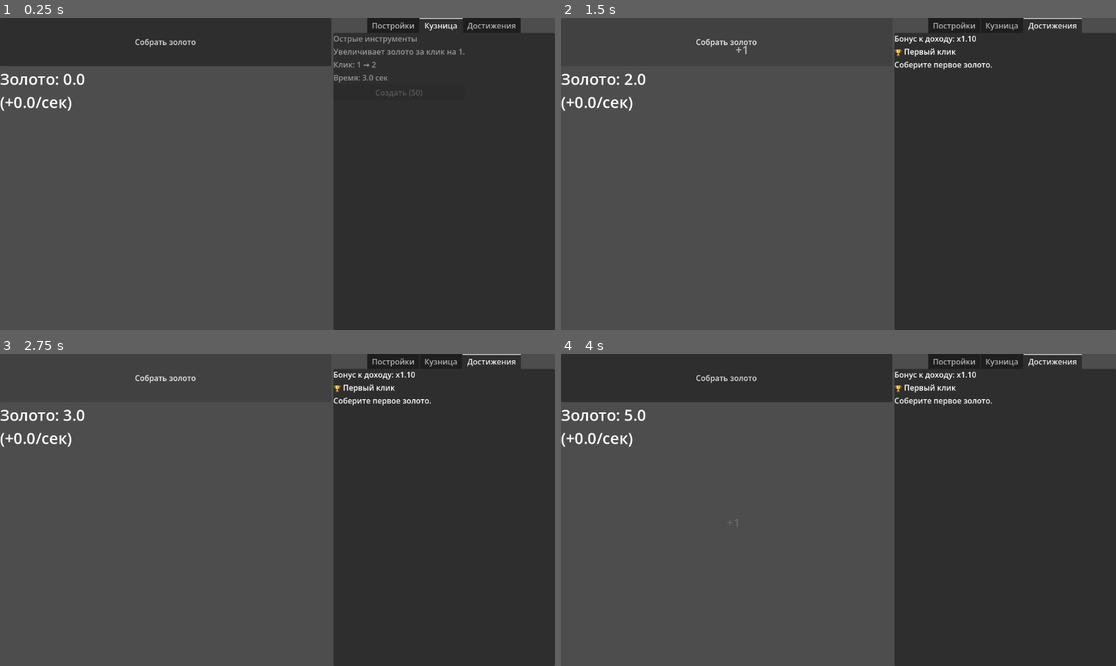
Above: before the commit, frames 1-4 (two rows, left to right).
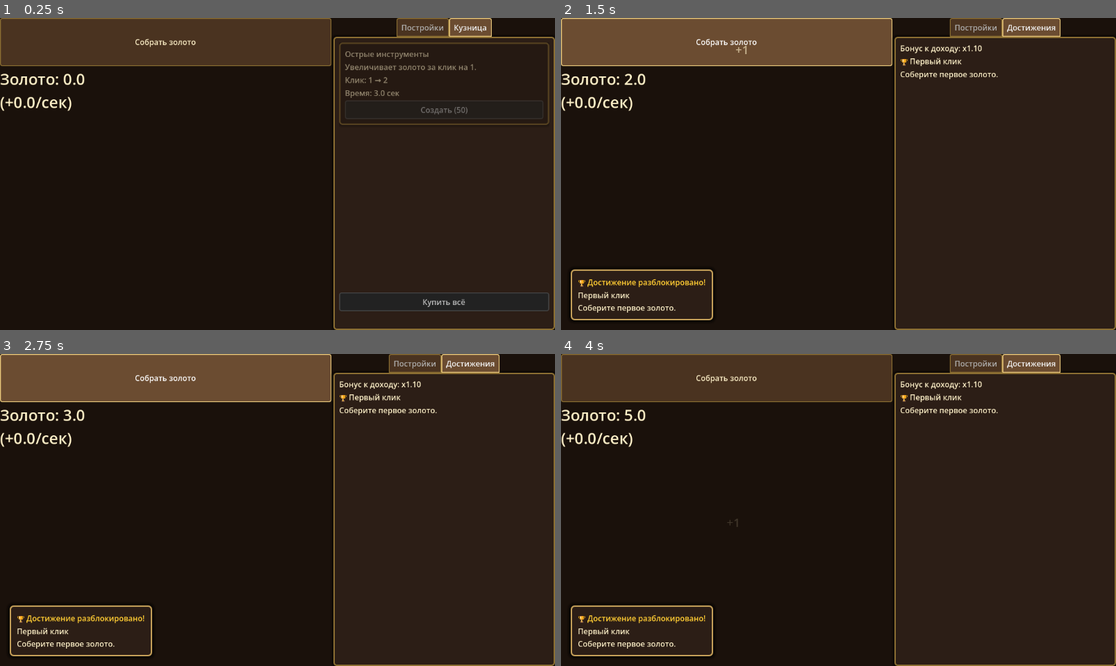
Above: after the commit, the same moments.

Repository: VPodolski/KinkdomClicker
Game: Godot game, scene res://main.tscn
Same seed, same stepped clock (60 frames per second), same inputs: the game is played once before the commit and once after it.
Inputs (mouse positions are in pixels of both pictures, inside the frame that each line leads up to):
- Up to frame 1 (0.25 s): no input
- Up to frame 2 (1.5 s): click "Собрать золото" at 0.5 s; click "Собрать золото" at 1.25 s
- Up to frame 3 (2.75 s): click "Собрать золото" at 2 s
- Up to frame 4 (4 s): tap Enter at 2.75 s; move the mouse to (960, 494) at 2.77 s; tap Space at 3.5 s; move the mouse to (727, 525) at 3.52 s

The runs differ from the first frame. In frame 1, 71% of the frame differs, in the area x 0-100%, y 0-100%; in frame 2, 64%; in frame 3, 64%; in frame 4, 64%.

Commit message:
redesign has been implemented

Diff:
--- a/BuildingData.gd
+++ b/BuildingData.gd
@@ -23,8 +23,30 @@
 
 
 func buy() -> void:
-	count += 1
+	buy_multiple(1)
+
+func buy_multiple(amount: int) -> void:
+	count += amount
 	cost = int(base_cost * pow(1.2, count))
+
+func get_cost_for(amount: int) -> float:
+	var total = 0.0
+	for i in range(amount):
+		total += int(base_cost * pow(1.2, count + i))
+	return total
+
+func get_max_affordable(current_gold: float) -> int:
+	var affordable = 0
+	var total_cost = 0.0
+	while true:
+		var next_cost = int(base_cost * pow(1.2, count + affordable))
+		if total_cost + next_cost > current_gold:
+			break
+		total_cost += next_cost
+		affordable += 1
+		if affordable > 10000: # Safe guard
+			break
+	return affordable
 
 
 # Доход одного здания с учётом всех бонусов
--- a/Scripts/BuildingManager.gd
+++ b/Scripts/BuildingManager.gd
@@ -24,11 +24,12 @@
 		total += b.get_income()
 	return total * global_multiplier
 
-func buy_building(index, economy):
+func buy_building(index, economy, amount = 1):
 	var b = buildings[index]
+	var total_cost = b.get_cost_for(amount)
 
-	if economy.spend_gold(b.cost):
-		b.buy()
+	if economy.spend_gold(total_cost):
+		b.buy_multiple(amount)
 		return true
 
 	return false
--- a/Scripts/Game.gd
+++ b/Scripts/Game.gd
@@ -33,8 +33,8 @@
 	economy.add_gold(value)
 	emit_signal("gold_changed", economy.gold)
 
-func buy_building(index):
-	if buildings.buy_building(index, economy):
+func buy_building(index, amount = 1):
+	if buildings.buy_building(index, economy, amount):
 		buildings.update_synergies(upgrades.active_upgrades)
 
 		achievements.check(self)
@@ -127,3 +127,33 @@
 	upgrades_changed.emit()
 
 	return true
+
+func get_affordable_upgrades() -> Array:
+	var available = []
+	for u in upgrades.upgrades:
+		if not u.is_crafting and not upgrades.active_upgrades.has(u):
+			available.append(u)
+
+	available.sort_custom(func(a, b): return a.cost < b.cost)
+
+	var affordable = []
+	var temp_gold = economy.gold
+	for u in available:
+		if temp_gold >= u.cost:
+			affordable.append(u)
+			temp_gold -= u.cost
+
+	return affordable
+
+func buy_all_affordable_upgrades() -> void:
+	var list = get_affordable_upgrades()
+	if list.is_empty():
+		return
+
+	for u in list:
+		if economy.spend_gold(u.cost):
+			u.is_crafting = true
+
+	achievements.check(self)
+	gold_changed.emit(economy.gold)
+	upgrades_changed.emit()
--- a/UI/BuildingItem.gd
+++ b/UI/BuildingItem.gd
@@ -1,16 +1,22 @@
-extends HBoxContainer
+extends PanelContainer
 
 var building
 var index
 
-@onready var name_label = $NameLabel
-@onready var info_label = $InfoLabel
-@onready var buy_button = $BuyButton
+@onready var name_label = $HBoxContainer/TextVBox/NameLabel
+@onready var info_label = $HBoxContainer/TextVBox/InfoLabel
+@onready var buy1_button = $HBoxContainer/ActionHBox/Buy1Button
+@onready var buy10_button = $HBoxContainer/ActionHBox/Buy10Button
+@onready var buymax_button = $HBoxContainer/ActionHBox/BuyMaxButton
 
-signal buy_pressed(index)
+var current_gold_cache: float = 0.0
+
+signal buy_pressed(index, amount)
 
 func _ready():
-	buy_button.pressed.connect(_on_buy_pressed)
+	buy1_button.pressed.connect(_on_buy_pressed.bind(1))
+	buy10_button.pressed.connect(_on_buy_pressed.bind(10))
+	buymax_button.pressed.connect(func(): _on_buy_pressed(building.get_max_affordable(current_gold_cache)))
 
 func setup(_building, _index):
 	building = _building
@@ -18,17 +24,43 @@
 
 	update_ui(0)
 
-func _on_buy_pressed():
-	emit_signal("buy_pressed", index)
+func _on_buy_pressed(amount: int):
+	emit_signal("buy_pressed", index, amount)
 
-func update_ui(current_gold: int):
+func update_ui(current_gold: float):
+	current_gold_cache = current_gold
 	if building == null:
 		return
 
 	name_label.text = building.name
 
-	info_label.text = "Кол-во: " + str(building.count) + \
-	" | Цена: " + str(building.cost) + \
-	" | +" + str(building.income * building.income_multiplier) + "/сек"
+	var max_affordable = building.get_max_affordable(current_gold)
+	if max_affordable == 0:
+		max_affordable = 1 # Show cost for 1 if can't afford any
 
-	buy_button.disabled = current_gold < building.cost
+	info_label.text = "Кол-во: %d\nДоход: +%s/сек\nЦена: %s" % [
+		building.count,
+		_format_number(building.income * building.income_multiplier),
+		_format_number(building.cost)
+	]
+
+	buy1_button.disabled = current_gold < building.cost
+	buy10_button.disabled = current_gold < building.get_cost_for(10)
+
+	var actual_max = building.get_max_affordable(current_gold)
+	if actual_max > 0:
+		buymax_button.text = "Макс (%d)" % actual_max
+		buymax_button.disabled = false
+	else:
+		buymax_button.text = "Макс"
+		buymax_button.disabled = true
+
+func _format_number(value: float) -> String:
+	if value >= 1000000.0:
+		return "%.2fM" % (value / 1000000.0)
+	elif value >= 1000.0:
+		return "%.1fK" % (value / 1000.0)
+	elif value == floor(value):
+		return str(int(value))
+	else:
+		return "%.2f" % value
--- a/UI/BuildingItem.tscn
+++ b/UI/BuildingItem.tscn
@@ -2,7 +2,7 @@
 
 [ext_resource type="Script" uid="uid://b1jx68vnw8apb" path="res://UI/BuildingItem.gd" id="1_6nidc"]
 
-[node name="BuildingItem" type="HBoxContainer" unique_id=119485372]
+[node name="BuildingItem" type="PanelContainer"]
 anchors_preset = 1
 anchor_left = 1.0
 anchor_right = 1.0
@@ -11,12 +11,51 @@
 grow_horizontal = 0
 script = ExtResource("1_6nidc")
 
-[node name="NameLabel" type="Label" parent="." unique_id=1291934162]
+[node name="HBoxContainer" type="HBoxContainer" parent="."]
 layout_mode = 2
+theme_override_constants/separation = 15
 
-[node name="InfoLabel" type="Label" parent="." unique_id=312039930]
+[node name="IconPlaceholder" type="ColorRect" parent="HBoxContainer"]
+custom_minimum_size = Vector2(64, 64)
 layout_mode = 2
+size_flags_vertical = 4
+color = Color(0.12549, 0.0823529, 0.0588235, 1)
 
-[node name="BuyButton" type="Button" parent="." unique_id=1034583106]
+[node name="TextVBox" type="VBoxContainer" parent="HBoxContainer"]
 layout_mode = 2
-text = "Купить"
+size_flags_horizontal = 3
+theme_override_constants/separation = 5
+alignment = 1
+
+[node name="NameLabel" type="Label" parent="HBoxContainer/TextVBox"]
+layout_mode = 2
+theme_override_colors/font_color = Color(0.909804, 0.780392, 0.482353, 1)
+theme_override_font_sizes/font_size = 18
+text = "Название здания"
+
+[node name="InfoLabel" type="Label" parent="HBoxContainer/TextVBox"]
+layout_mode = 2
+size_flags_vertical = 3
+theme_override_colors/font_color = Color(0.8, 0.8, 0.8, 1)
+theme_override_font_sizes/font_size = 14
+text = "Описание здания..."
+autowrap_mode = 3
+
+[node name="ActionHBox" type="HBoxContainer" parent="HBoxContainer"]
+layout_mode = 2
+alignment = 1
+
+[node name="Buy1Button" type="Button" parent="HBoxContainer/ActionHBox"]
+custom_minimum_size = Vector2(50, 0)
+layout_mode = 2
+text = "x1"
+
+[node name="Buy10Button" type="Button" parent="HBoxContainer/ActionHBox"]
+custom_minimum_size = Vector2(50, 0)
+layout_mode = 2
+text = "x10"
+
+[node name="BuyMaxButton" type="Button" parent="HBoxContainer/ActionHBox"]
+custom_minimum_size = Vector2(80, 0)
+layout_mode = 2
+text = "Макс"
--- a/UI/MainUI.gd
+++ b/UI/MainUI.gd
@@ -9,6 +9,7 @@
 @onready var right_panel = $HBoxContainer/RightPanel
 @onready var buildings_container = $HBoxContainer/RightPanel/BuildingTab/Buildings/BuildingsContainer
 @onready var upgrades_container = $HBoxContainer/RightPanel/ForgeTab/Upgrades/UpgradesContainer
+@onready var buy_all_upgrades_button = $HBoxContainer/RightPanel/ForgeTab/BuyAllUpgradesButton
 
 @onready var achievements_tab = $HBoxContainer/RightPanel/AchievementsTab
 @onready var multiplier_label = $HBoxContainer/RightPanel/AchievementsTab/MultiplierLabel
@@ -24,10 +25,13 @@
 var floating_text_scene = preload("res://ui/FloatingText.tscn")
 
 var ui_update_timer = 0.0
+var notifications_container: VBoxContainer
 
 func _ready():
+	apply_medieval_theme()
 	await get_tree().process_frame
-	achievements_tab.visible = false
+	var tab_idx = achievements_tab.get_index()
+	right_panel.set_tab_hidden(tab_idx, true)
 
 	# подписки на события
 	game.gold_changed.connect(update_gold)
@@ -35,6 +39,7 @@
 	game.upgrades_changed.connect(update_upgrades_ui)
 	game.achievement_unlocked.connect(_on_achievement_unlocked)
 	ascend_button.pressed.connect(_on_ascend_pressed)
+	buy_all_upgrades_button.pressed.connect(_on_buy_all_upgrades_pressed)
 
 	# первичная инициализация
 	update_gold(game.economy.gold)
@@ -43,6 +48,17 @@
 	update_achievements_ui()
 	update_prestige_ui()
 
+	notifications_container = VBoxContainer.new()
+	notifications_container.set_anchors_preset(Control.PRESET_BOTTOM_LEFT)
+	notifications_container.set_anchor(SIDE_LEFT, 0.0)
+	notifications_container.set_anchor(SIDE_BOTTOM, 1.0)
+	notifications_container.set_offset(SIDE_LEFT, 20)
+	notifications_container.set_offset(SIDE_BOTTOM, -20)
+	notifications_container.grow_horizontal = Control.GROW_DIRECTION_END
+	notifications_container.grow_vertical = Control.GROW_DIRECTION_BEGIN
+	notifications_container.mouse_filter = Control.MOUSE_FILTER_IGNORE
+	add_child(notifications_container)
+
 	right_panel.set_tab_title(0, "Постройки")
 	right_panel.set_tab_title(1, "Кузница")
 	right_panel.set_tab_title(2, "Достижения")
@@ -72,17 +88,20 @@
 	animate_button_press(gold_button)
 
 
-func _on_building_pressed(index):
-	game.buy_building(index)
+func _on_building_pressed(index, amount = 1):
+	game.buy_building(index, amount)
 
 
 func _on_upgrade_pressed(upgrade: UpgradeData) -> void:
 	game.start_upgrade(upgrade)
 
-
-func _on_achievement_unlocked(_achievement) -> void:
-	achievements_tab.visible = true
+func _on_buy_all_upgrades_pressed() -> void:
+	game.buy_all_affordable_upgrades()
+
+
+func _on_achievement_unlocked(achievement) -> void:
 	update_achievements_ui()
+	show_achievement_notification(achievement)
 
 # =========================
 # 💰 UI ОБНОВЛЕНИЕ
@@ -165,18 +184,26 @@
 			remaining_text
 		)
 
+	var affordable_upgrades = game.get_affordable_upgrades()
+	if affordable_upgrades.size() > 0:
+		buy_all_upgrades_button.text = "Купить всё (%d)" % affordable_upgrades.size()
+		buy_all_upgrades_button.disabled = false
+	else:
+		buy_all_upgrades_button.text = "Купить всё"
+		buy_all_upgrades_button.disabled = true
+
 	update_visibility()
 
 func update_achievements_ui() -> void:
 	var unlocked = game.achievements.get_unlocked_achievements()
 	print("Unlocked achievements: ", unlocked.size())
-	# Скрываем вкладку, если достижений нет
+	var tab_index = achievements_tab.get_index()
 	if unlocked.is_empty():
-		achievements_tab.visible = false
+		right_panel.set_tab_hidden(tab_index, true)
 		return
 
 	# Показываем вкладку
-	achievements_tab.visible = true
+	right_panel.set_tab_hidden(tab_index, false)
 
 	# Обновляем текст множителя
 	var multiplier = game.achievements.get_income_multiplier()
@@ -205,6 +232,51 @@
 
 		achievements_container.add_child(item)
 
+func show_achievement_notification(achievement) -> void:
+	var panel = PanelContainer.new()
+	var style = StyleBoxFlat.new()
+	style.bg_color = Color("#2C1E16")
+	style.corner_radius_top_left = 8
+	style.corner_radius_top_right = 8
+	style.corner_radius_bottom_left = 8
+	style.corner_radius_bottom_right = 8
+	style.border_width_bottom = 3
+	style.border_width_top = 3
+	style.border_width_left = 3
+	style.border_width_right = 3
+	style.border_color = Color("#C5A059")
+	style.shadow_color = Color(0,0,0, 0.7)
+	style.shadow_size = 8
+	style.content_margin_left = 15
+	style.content_margin_right = 15
+	style.content_margin_top = 15
+	style.content_margin_bottom = 15
+	panel.add_theme_stylebox_override("panel", style)
+	panel.mouse_filter = Control.MOUSE_FILTER_IGNORE
+
+	var vbox = VBoxContainer.new()
+	vbox.mouse_filter = Control.MOUSE_FILTER_IGNORE
+	panel.add_child(vbox)
+
+	var title = Label.new()
+	title.text = "🏆 Достижение разблокировано!"
+	title.add_theme_color_override("font_color", Color(1.0, 0.8, 0.2))
+	vbox.add_child(title)
+
+	var desc = Label.new()
+	desc.text = achievement.title + "\n" + achievement.description
+	desc.autowrap_mode = TextServer.AUTOWRAP_WORD_SMART
+	vbox.add_child(desc)
+
+	notifications_container.add_child(panel)
+
+	panel.modulate.a = 0.0
+	var tween = create_tween()
+	tween.tween_property(panel, "modulate:a", 1.0, 0.5)
+	tween.tween_interval(4.0)
+	tween.tween_property(panel, "modulate:a", 0.0, 0.5)
+	tween.tween_callback(panel.queue_free)
+
 func update_achievements_tab_visibility() -> void:
 	var tab_index = achievements_tab.get_index()
 	var has_achievements = game.get_unlocked_achievement_count() > 0
@@ -215,6 +287,7 @@
 # =========================
 
 func update_visibility() -> void:
+	var visible_upgrades = 0
 	for child in upgrades_container.get_children():
 		var upgrade = child.upgrade
 
@@ -228,6 +301,7 @@
 		if upgrade.is_crafting:
 			child.visible = true
 			child.modulate.a = 1.0
+			visible_upgrades += 1
 			continue
 
 		var current_gold = game.economy.gold
@@ -245,12 +319,22 @@
 
 		# Показываем апгрейд.
 		child.visible = true
+		visible_upgrades += 1
 
 		# Если пока нельзя купить — делаем полупрозрачным.
 		if upgrade.cost > current_gold:
 			child.modulate.a = 0.5
 		else:
 			child.modulate.a = 1.0
+
+	var forge_tab = $HBoxContainer/RightPanel/ForgeTab
+	if forge_tab:
+		right_panel.set_tab_hidden(forge_tab.get_index(), visible_upgrades == 0)
+
+	var building_tab = $HBoxContainer/RightPanel/BuildingTab
+	if building_tab:
+		var visible_buildings = buildings_container.get_child_count()
+		right_panel.set_tab_hidden(building_tab.get_index(), visible_buildings == 0)
 
 # =========================
 # 🔽 SORT
@@ -347,3 +431,143 @@
 		update_achievements_ui()
 		update_prestige_ui()
 		right_panel.current_tab = 0
+
+func apply_medieval_theme() -> void:
+	var th = Theme.new()
+
+	# Medieval Colors
+	var color_wood_dark = Color("#2C1E16")
+	var color_wood_medium = Color("#4A3320")
+	var color_wood_light = Color("#6B4C31")
+	var color_gold = Color("#C5A059")
+	var color_gold_hover = Color("#E8C77B")
+	var color_gold_dark = Color("#8B6E32")
+	var color_parchment = Color("#E8DCC4")
+	var color_text_light = Color("#FCEFC7")
+
+	# PanelContainer / Panel
+	var panel_style = StyleBoxFlat.new()
+	panel_style.bg_color = color_wood_dark
+	panel_style.border_width_left = 3
+	panel_style.border_width_top = 3
+	panel_style.border_width_right = 3
+	panel_style.border_width_bottom = 3
+	panel_style.border_color = color_gold_dark
+	panel_style.corner_radius_top_left = 6
+	panel_style.corner_radius_top_right = 6
+	panel_style.corner_radius_bottom_left = 6
+	panel_style.corner_radius_bottom_right = 6
+	panel_style.shadow_color = Color(0,0,0, 0.6)
+	panel_style.shadow_size = 6
+	panel_style.content_margin_left = 12
+	panel_style.content_margin_right = 12
+	panel_style.content_margin_top = 12
+	panel_style.content_margin_bottom = 12
+	th.set_stylebox("panel", "PanelContainer", panel_style)
+	th.set_stylebox("panel", "Panel", panel_style)
+
+	# Button Normal
+	var btn_normal = StyleBoxFlat.new()
+	btn_normal.bg_color = color_wood_medium
+	btn_normal.border_width_left = 2
+	btn_normal.border_width_top = 2
+	btn_normal.border_width_right = 2
+	btn_normal.border_width_bottom = 2
+	btn_normal.border_color = color_gold_dark
+	btn_normal.corner_radius_top_left = 4
+	btn_normal.corner_radius_top_right = 4
+	btn_normal.corner_radius_bottom_left = 4
+	btn_normal.corner_radius_bottom_right = 4
+	btn_normal.content_margin_left = 10
+	btn_normal.content_margin_right = 10
+	btn_normal.content_margin_top = 8
+	btn_normal.content_margin_bottom = 8
+	th.set_stylebox("normal", "Button", btn_normal)
+
+	# Button Hover
+	var btn_hover = btn_normal.duplicate()
+	btn_hover.bg_color = color_wood_light
+	btn_hover.border_color = color_gold_hover
+	th.set_stylebox("hover", "Button", btn_hover)
+
+	# Button Pressed
+	var btn_pressed = btn_normal.duplicate()
+	btn_pressed.bg_color = color_wood_dark
+	btn_pressed.border_color = color_gold
+	th.set_stylebox("pressed", "Button", btn_pressed)
+
+	# Button Disabled
+	var btn_disabled = btn_normal.duplicate()
+	btn_disabled.bg_color = Color("#222222")
+	btn_disabled.border_color = Color("#444444")
+	th.set_stylebox("disabled", "Button", btn_disabled)
+
+	th.set_color("font_color", "Button", color_text_light)
+	th.set_color("font_hover_color", "Button", Color.WHITE)
+	th.set_color("font_pressed_color", "Button", color_text_light)
+	th.set_color("font_disabled_color", "Button", Color.GRAY)
+
+	# TabContainer
+	var tab_panel = panel_style.duplicate()
+	th.set_stylebox("panel", "TabContainer", tab_panel)
+
+	var tab_selected = btn_hover.duplicate()
+	tab_selected.corner_radius_bottom_left = 0
+	tab_selected.corner_radius_bottom_right = 0
+	th.set_stylebox("tab_selected", "TabContainer", tab_selected)
+
+	var tab_unselected = btn_normal.duplicate()
+	tab_unselected.corner_radius_bottom_left = 0
+	tab_unselected.corner_radius_bottom_right = 0
+	tab_unselected.content_margin_top = 6
+	tab_unselected.content_margin_bottom = 6
+	th.set_stylebox("tab_unselected", "TabContainer", tab_unselected)
+
+	# ScrollBar
+	var scroll = StyleBoxFlat.new()
+	scroll.bg_color = color_wood_dark
+	scroll.corner_radius_top_left = 4
+	scroll.corner_radius_top_right = 4
+	scroll.corner_radius_bottom_left = 4
+	scroll.corner_radius_bottom_right = 4
+	th.set_stylebox("scroll", "VScrollBar", scroll)
+	th.set_stylebox("scroll", "HScrollBar", scroll)
+
+	var grabber = StyleBoxFlat.new()
+	grabber.bg_color = color_gold_dark
+	grabber.corner_radius_top_left = 4
+	grabber.corner_radius_top_right = 4
+	grabber.corner_radius_bottom_left = 4
+	grabber.corner_radius_bottom_right = 4
+	th.set_stylebox("grabber", "VScrollBar", grabber)
+	th.set_stylebox("grabber_highlight", "VScrollBar", grabber)
+	th.set_stylebox("grabber_pressed", "VScrollBar", grabber)
+
+	# Progress Bar
+	var prog_bg = StyleBoxFlat.new()
+	prog_bg.bg_color = color_wood_dark
+	prog_bg.border_width_left = 2
+	prog_bg.border_width_top = 2
+	prog_bg.border_width_right = 2
+	prog_bg.border_width_bottom = 2
+	prog_bg.border_color = color_gold_dark
+	th.set_stylebox("background", "ProgressBar", prog_bg)
+
+	var prog_fg = StyleBoxFlat.new()
+	prog_fg.bg_color = color_gold
+	th.set_stylebox("fill", "ProgressBar", prog_fg)
+
+	# Labels
+	th.set_color("font_color", "Label", color_text_light)
+
+	self.theme = th
+
+	# Global Background (LeftPanel)
+	var bg = Panel.new()
+	bg.set_anchors_and_offsets_preset(Control.PRESET_FULL_RECT)
+	bg.mouse_filter = Control.MOUSE_FILTER_IGNORE
+	var bg_style = StyleBoxFlat.new()
+	bg_style.bg_color = Color("#1A110B") # very dark wood / stone
+	bg.add_theme_stylebox_override("panel", bg_style)
+	add_child(bg)
+	move_child(bg, 0)
--- a/UI/UpgradeItem.gd
+++ b/UI/UpgradeItem.gd
@@ -1,16 +1,16 @@
-extends VBoxContainer
+extends PanelContainer
 class_name UpgradeItem
 
 signal craft_pressed(upgrade)
 
 var upgrade: UpgradeData
 
-@onready var name_label: Label = $VBoxContainer/NameLabel
-@onready var description_label: Label = $VBoxContainer/InfoLabel
-@onready var preview_label: Label = $VBoxContainer/PreviewLabel
-@onready var time_label: Label = $VBoxContainer/TimeLabel
-@onready var progress_bar: ProgressBar = $VBoxContainer/ProgressBar
-@onready var craft_button: Button = $CraftButton
+@onready var name_label: Label = $MainVBox/VBoxContainer/NameLabel
+@onready var description_label: Label = $MainVBox/VBoxContainer/InfoLabel
+@onready var preview_label: Label = $MainVBox/VBoxContainer/PreviewLabel
+@onready var time_label: Label = $MainVBox/VBoxContainer/TimeLabel
+@onready var progress_bar: ProgressBar = $MainVBox/VBoxContainer/ProgressBar
+@onready var craft_button: Button = $MainVBox/CraftButton
 
 
 func _ready() -> void:
--- a/UI/UpgradeItem.tscn
+++ b/UI/UpgradeItem.tscn
@@ -2,28 +2,31 @@
 
 [ext_resource type="Script" uid="uid://4w1t8t2nlulq" path="res://UI/UpgradeItem.gd" id="1_o32h2"]
 
-[node name="UpgradeItem" type="VBoxContainer" unique_id=27434265]
+[node name="UpgradeItem" type="PanelContainer" unique_id=27434265]
 script = ExtResource("1_o32h2")
 
-[node name="VBoxContainer" type="VBoxContainer" parent="." unique_id=1146131859]
+[node name="MainVBox" type="VBoxContainer" parent="." unique_id=9999999]
 layout_mode = 2
 
-[node name="NameLabel" type="Label" parent="VBoxContainer" unique_id=81604852]
+[node name="VBoxContainer" type="VBoxContainer" parent="MainVBox" unique_id=1146131859]
 layout_mode = 2
 
-[node name="InfoLabel" type="Label" parent="VBoxContainer" unique_id=844861484]
+[node name="NameLabel" type="Label" parent="MainVBox/VBoxContainer" unique_id=81604852]
 layout_mode = 2
 
-[node name="PreviewLabel" type="Label" parent="VBoxContainer" unique_id=1661154566]
+[node name="InfoLabel" type="Label" parent="MainVBox/VBoxContainer" unique_id=844861484]
 layout_mode = 2
 
-[node name="TimeLabel" type="Label" parent="VBoxContainer" unique_id=1025507662]
+[node name="PreviewLabel" type="Label" parent="MainVBox/VBoxContainer" unique_id=1661154566]
 layout_mode = 2
 
-[node name="ProgressBar" type="ProgressBar" parent="VBoxContainer" unique_id=103895422]
+[node name="TimeLabel" type="Label" parent="MainVBox/VBoxContainer" unique_id=1025507662]
+layout_mode = 2
+
+[node name="ProgressBar" type="ProgressBar" parent="MainVBox/VBoxContainer" unique_id=103895422]
 layout_mode = 2
 max_value = 1.0
 
-[node name="CraftButton" type="Button" parent="." unique_id=1858319139]
+[node name="CraftButton" type="Button" parent="MainVBox" unique_id=1858319139]
 layout_mode = 2
 text = "Создать"
--- a/main.tscn
+++ b/main.tscn
@@ -77,9 +77,11 @@
 [node name="Buildings" type="ScrollContainer" parent="HBoxContainer/RightPanel/BuildingTab" unique_id=1640981212]
 layout_mode = 2
 size_flags_vertical = 3
+horizontal_scroll_mode = 0
 
 [node name="BuildingsContainer" type="VBoxContainer" parent="HBoxContainer/RightPanel/BuildingTab/Buildings" unique_id=1449457944]
 layout_mode = 2
+size_flags_horizontal = 3
 
 [node name="ForgeTab" type="VBoxContainer" parent="HBoxContainer/RightPanel" unique_id=199863777]
 visible = false
@@ -89,15 +91,21 @@
 [node name="Upgrades" type="ScrollContainer" parent="HBoxContainer/RightPanel/ForgeTab" unique_id=1764712141]
 layout_mode = 2
 size_flags_vertical = 3
+horizontal_scroll_mode = 0
 theme_override_constants/scrollbar_h_separation = 10
 theme_override_constants/scrollbar_v_separation = 20
 
 [node name="UpgradesContainer" type="VBoxContainer" parent="HBoxContainer/RightPanel/ForgeTab/Upgrades" unique_id=1631420813]
 layout_mode = 2
+size_flags_horizontal = 3
 size_flags_vertical = 3
 
 [node name="ForgeTitle" type="Label" parent="HBoxContainer/RightPanel/ForgeTab" unique_id=580593036]
 layout_mode = 2
+
+[node name="BuyAllUpgradesButton" type="Button" parent="HBoxContainer/RightPanel/ForgeTab" unique_id=987654321]
+layout_mode = 2
+text = "Купить всё"
 
 [node name="Queue" type="Label" parent="HBoxContainer/RightPanel/ForgeTab" unique_id=1944781138]
 layout_mode = 2
